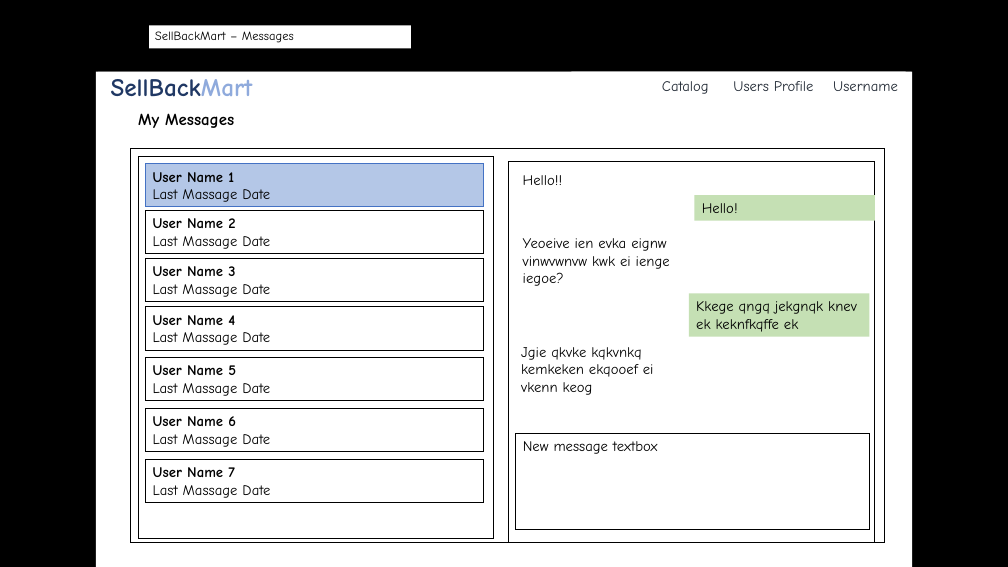
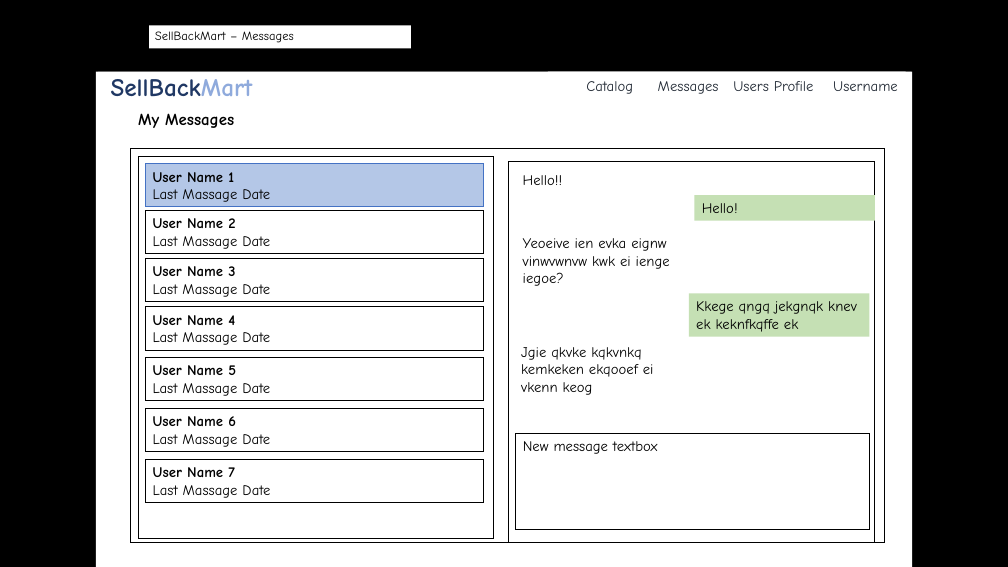
Before and after one commit to byllynho/SellBackMart, a slide deck: slide 8 of docs/wireframes/wireframes_3.0.pptx. Drawn at 1008x567 pixels with LibreOffice and Linux fonts; fonts in the diff are those of the drawing; background and template pictures are left out. Boxes give left, top, right and bottom in pixels: in the first picture for what was removed or moved away, otherwise in the second. Text is boxed around its words. In the diff, an @@ line names an element or a change of style, - is before the commit and + after.

```diff
--- a/docs/wireframes/wireframes_3.0.pptx
+++ b/docs/wireframes/wireframes_3.0.pptx
@@ rectangle "Catalog Messages Users Profile Username": place and size @@
-rectangle "Catalog Messages Users Profile Username" at bbox=[572, 72, 906, 101]
+rectangle "Catalog Messages Users Profile Username" at bbox=[548, 72, 907, 101]
@@ text in rectangle at bbox=[586, 81, 898, 94]: text changed @@
-Catalog Users Profile Username
+Catalog Messages Users Profile Username
```
Also in this commit, not shown: 11 other slides changed, 4 slides added, 53 other files.
